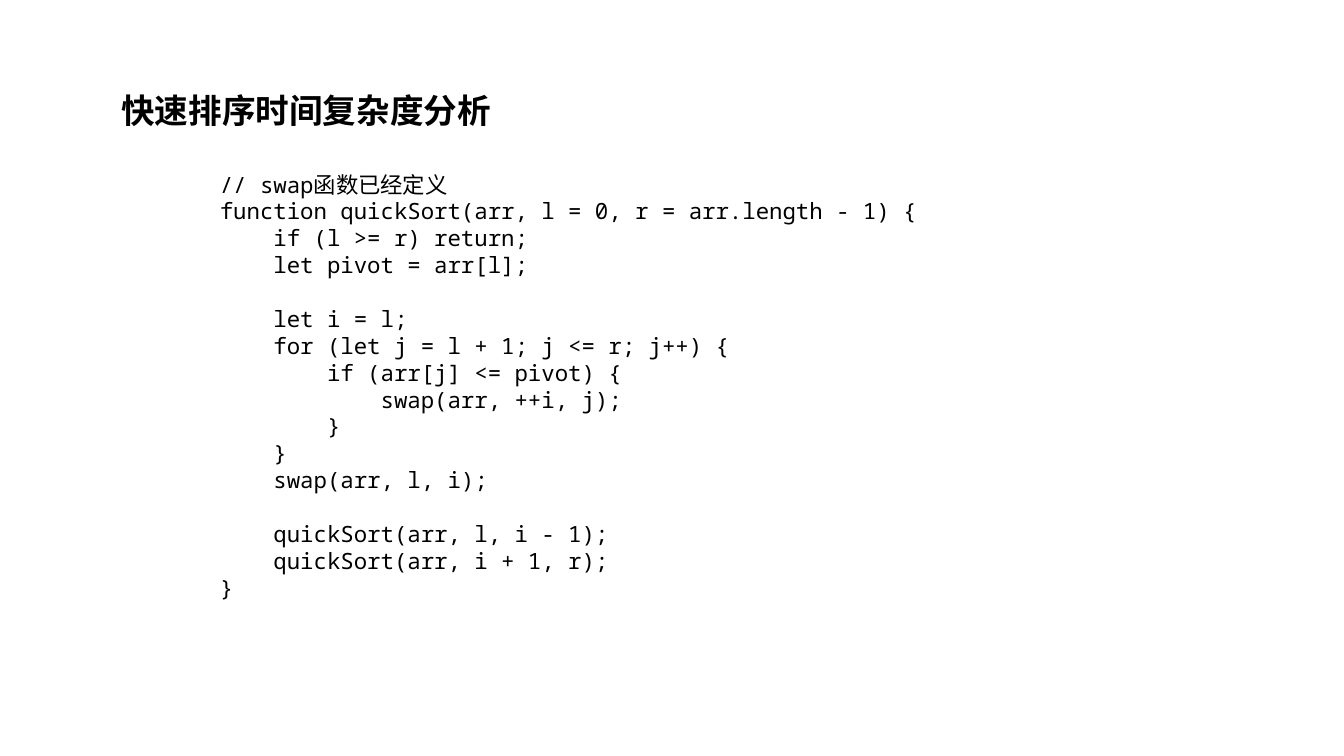
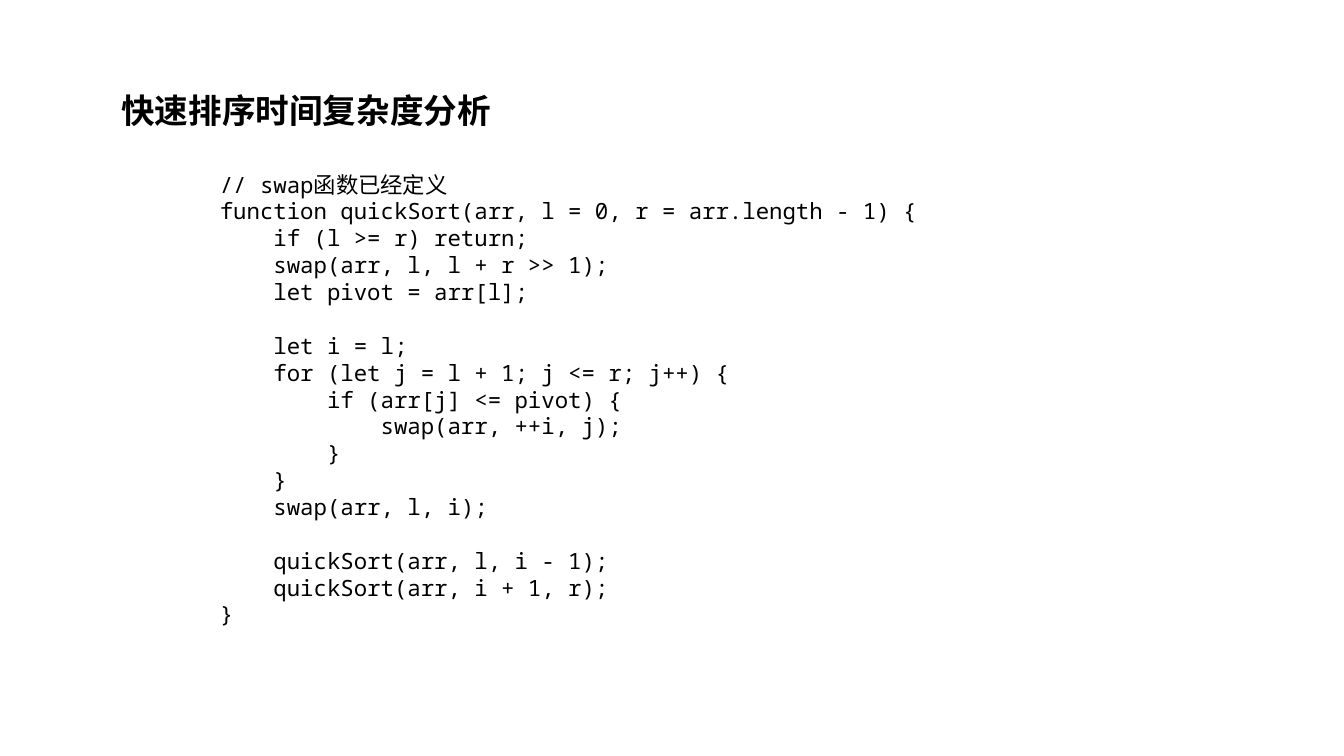
Before and after one commit to hemingqiao/algorithms, a slide deck: slide 5 of miao/LC15-three-sum(时间复杂度简介2).pptx. Drawn at 1344x756 pixels with LibreOffice and Linux fonts; fonts in the diff are those of the drawing. Boxes give left, top, right and bottom in pixels: in the first picture for what was removed or moved away, otherwise in the second. Text is boxed around its words. In the diff, an @@ line names an element or a change of style, - is before the commit and + after.

```diff
--- a/miao/LC15-three-sum(时间复杂度简介2).pptx
+++ b/miao/LC15-three-sum(时间复杂度简介2).pptx
@@ text at (x1=273, y1=256, x2=608, y2=279): paragraph added @@
+swap(arr, l, l + r >> 1);
```
Also in this commit, not shown: 2 other slides changed, 2 slides added.
